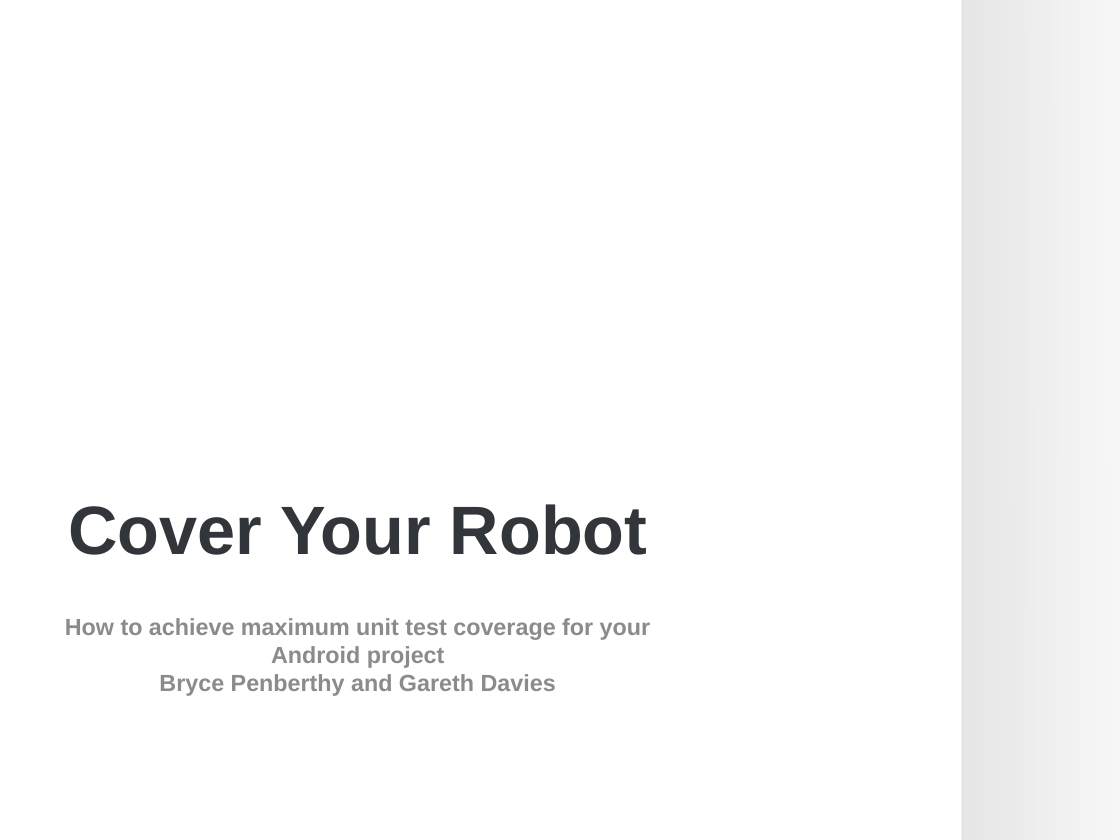
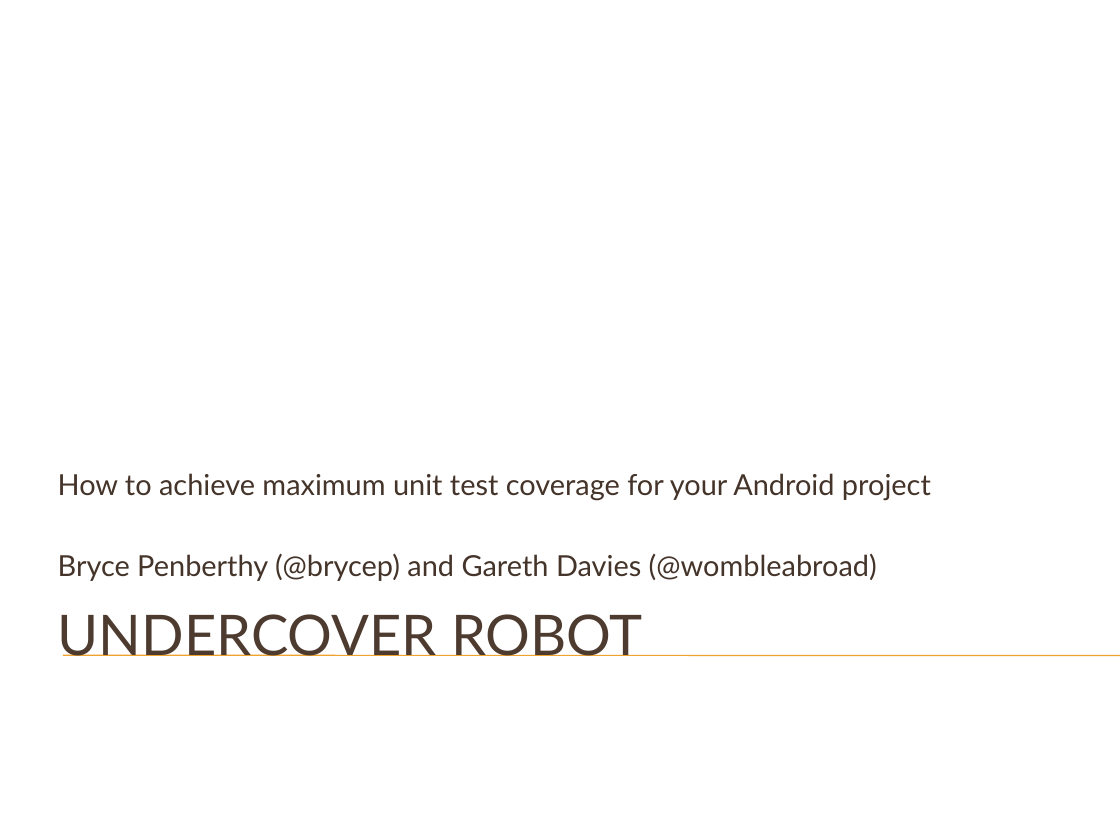
Before and after one commit to brycep/thomas, a slide deck: slide 1 of thomas-android/src/main/presentations/Unit Testing.pptx. Drawn at 1120x840 pixels with LibreOffice and Linux fonts; fonts in the diff are those of the drawing; background and template pictures are left out. Boxes give left, top, right and bottom in pixels: in the first picture for what was removed or moved away, otherwise in the second. Text is boxed around its words. In the diff, an @@ line names an element or a change of style, - is before the commit and + after.

Commit message:
Updated presentation theme and content. Should be more or less final at this point.

```diff
--- a/thomas-android/src/main/presentations/Unit Testing.pptx
+++ b/thomas-android/src/main/presentations/Unit Testing.pptx
@@ rectangle removed at box(961, 0, 1120, 840) @@
@@ subtitle "How to achieve maximum unit ...": place and size @@
-subtitle "How to achieve maximum unit ..." at box(65, 618, 650, 696)
+subtitle "How to achieve maximum unit ..." at box(58, 473, 931, 581)
@@ subtitle "How to achieve maximum unit ..." at box(58, 473, 931, 581): vertical alignment top to bottom @@
@@ subtitle at box(58, 473, 931, 501): size 15 to 18.6 pt, font Arial to Lato, text colour #8C8C8C to #45342A, bold off in "How to achieve maximum unit test coverage ..."; alignment centre to left; more space between paragraphs @@
@@ subtitle at box(58, 553, 877, 581): text changed; size 15 to 18.6 pt; font Arial to Lato; text colour #8C8C8C to #45342A; bold off @@
-Bryce Penberthy and Gareth Davies
+Bryce Penberthy (@brycep) and Gareth Davies (@wombleabroad)
@@ title "UNDERCOVER ROBOT" at box(58, 614, 643, 656): vertical alignment bottom to top @@
@@ title at box(58, 614, 643, 656): text changed; size 44 to 36 pt; font Arial to Lato; text colour #32363B to #4E3B30; bold off @@
-Cover Your Robot
+UNDERCOVER ROBOT
@@ line added from (63, 655) to (1120, 655), #F0A22E 0.75 pt @@
```
Also in this commit, not shown: 8 other slides changed, 5 slides added, 3 slides removed.
